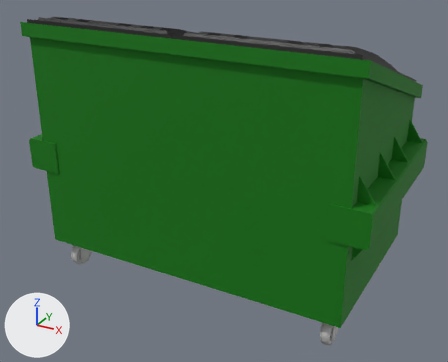
An edit to the FBX model Scene Environment Assets/UV Mapped/FBX/Dumpster.fbx, drawn before and after from the same camera.
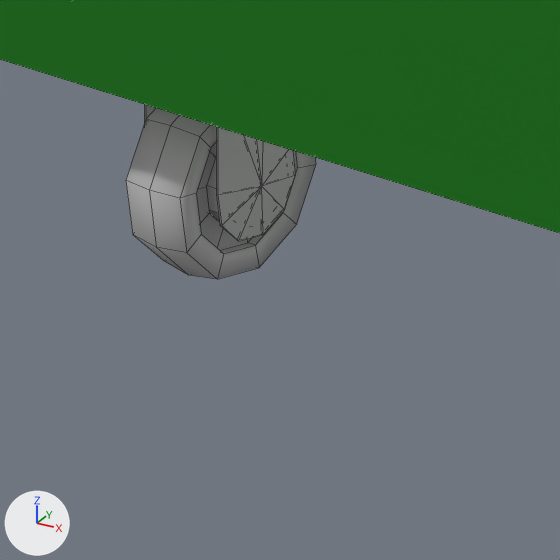
Old and new are each drawn whole from a 50 mm camera at (0.0339, -0.163, 0.1125) aimed at (-0.0536, -0.0038, 0.0329) and again close up on the part from 13% to 26% of the width and 65% to 82% of the height. The lights are fixed; the arrows at lower left show +X, +Y and +Z. The close-ups show mesh edges as thin lines. Where no turn or scale is listed for an object, it has been applied to the vertices.

The scene before the commit, as lines of its bpy script (objects in view):
```python
me_mesh_020 = bpy.data.meshes.new('Mesh.020')
me_mesh_020.from_pydata(...)  # 100 vertices, 100 faces; spans x -0.01057..-0.0078, y 0.0178..0.02551, z 0.00365..0.01171
# faces by material slot: [60, 40]
me_mesh_020.materials.append(mat_dumpsterwheelmetal)  # grey #bcbcbc
me_mesh_020.materials.append(mat_dumpsterwheelrubber)  # grey #bcbcbc
me_mesh_021 = bpy.data.meshes.new('Mesh.021')
me_mesh_021.from_pydata(...)  # 22 vertices, 28 faces; spans x -0.00752..-0.00717, y 0.01947..0.02367, z 0.00548..0.01366
me_mesh_021.materials.append(mat_dumpsterwheelmetal)  # grey #bcbcbc
me_mesh_026 = bpy.data.meshes.new('Mesh.026')
me_mesh_026.from_pydata(...)  # 100 vertices, 100 faces; spans x -0.01057..-0.0078, y 0.0178..0.02551, z 0.00365..0.01171
# faces by material slot: [60, 40]
me_mesh_026.materials.append(mat_dumpsterwheelmetal)  # grey #bcbcbc
me_mesh_026.materials.append(mat_dumpsterwheelrubber)  # grey #bcbcbc
me_mesh_027 = bpy.data.meshes.new('Mesh.027')
me_mesh_027.from_pydata(...)  # 22 vertices, 28 faces; spans x -0.00752..-0.00717, y 0.01947..0.02367, z 0.00548..0.01366
me_mesh_027.materials.append(mat_dumpsterwheelmetal)  # grey #bcbcbc
ob_polysurface25_002 = bpy.data.objects.new('polySurface25.002', me_mesh_020)
ob_polysurface25_002.location = (-0.08989, -0.04491, -0.00376)
ob_polysurface25_003 = bpy.data.objects.new('polySurface25.003', me_mesh_026)
ob_polysurface25_003.location = (0.0, -0.04491, -0.00376)
ob_polysurface26_002 = bpy.data.objects.new('polySurface26.002', me_mesh_021)
ob_polysurface26_002.location = (-0.08989, -0.04491, -0.00376)
ob_polysurface26_003 = bpy.data.objects.new('polySurface26.003', me_mesh_027)
ob_polysurface26_003.location = (0.0, -0.04491, -0.00376)
# also in view: 'polySurface20' at (-0.0544, 0.0002, 0.0465)
```
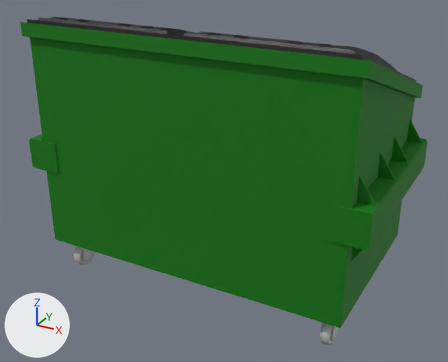
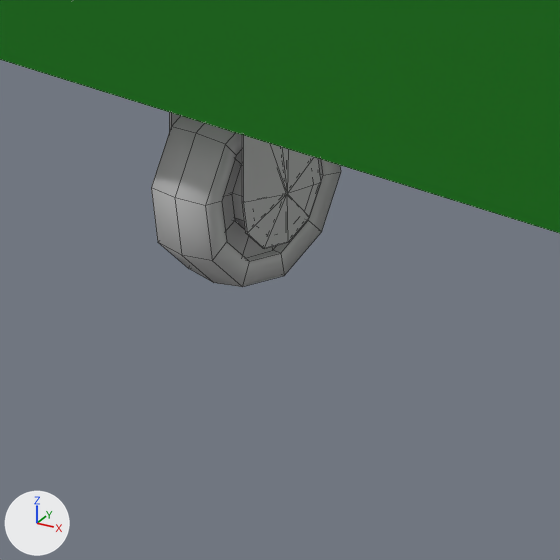
The newer file is also turned or shifted as a whole; pictures and numbers use the older file's frame.

The change in detail:
me_mesh_027 has 22 vertices, 28 faces and spans x -0.00752..-0.00717, y 0.01947..0.02367, z 0.00548..0.01366.
me_mesh_027 is used by ob_polysurface26_003; location (0.0, -0.04491, -0.00376).
me_mesh_027 part 2: the whole mesh is moved by (-0.08869, 0.00003, 0.0).
me_mesh_020 has 100 vertices, 100 faces and spans x -0.01057..-0.0078, y 0.0178..0.02551, z 0.00365..0.01171.
me_mesh_020 is used by ob_polysurface25_002; location (-0.08989, -0.04491, -0.00376).
me_mesh_020 part 1: the whole mesh is moved by (0.08989, 0.00003, 0.0).
me_mesh_026 has 100 vertices, 100 faces and spans x -0.01057..-0.0078, y 0.0178..0.02551, z 0.00365..0.01171.
me_mesh_026 is used by ob_polysurface25_003; location (0.0, -0.04491, -0.00376).
me_mesh_026 part 3: the whole mesh is moved by (-0.08869, 0.00003, 0.0).

What differs and where, as boxes [x1, y1, x2, y2] in the close-ups (560 x 560 px):
'polySurface25.003', mesh moved (not visible before): after [151, 116, 341, 287]
'polySurface25.002', mesh moved (not visible afterwards): before [126, 108, 316, 279]
'polySurface26.003', mesh moved (not visible before): after [242, 135, 321, 249]
'polySurface26.002', unchanged, covered by the edit: before [216, 127, 296, 241]
